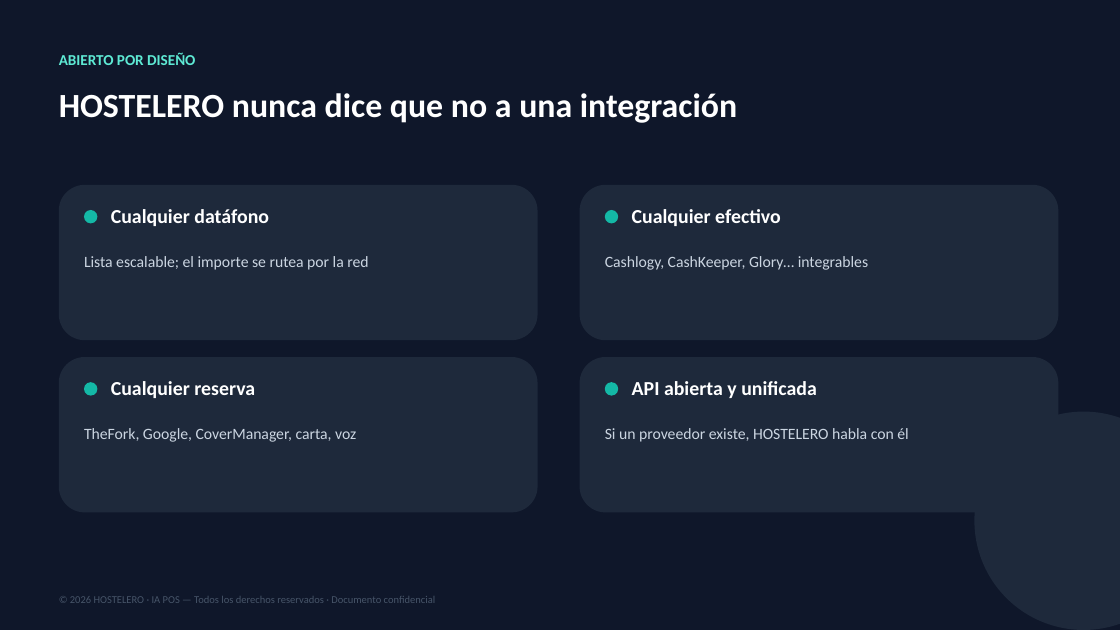
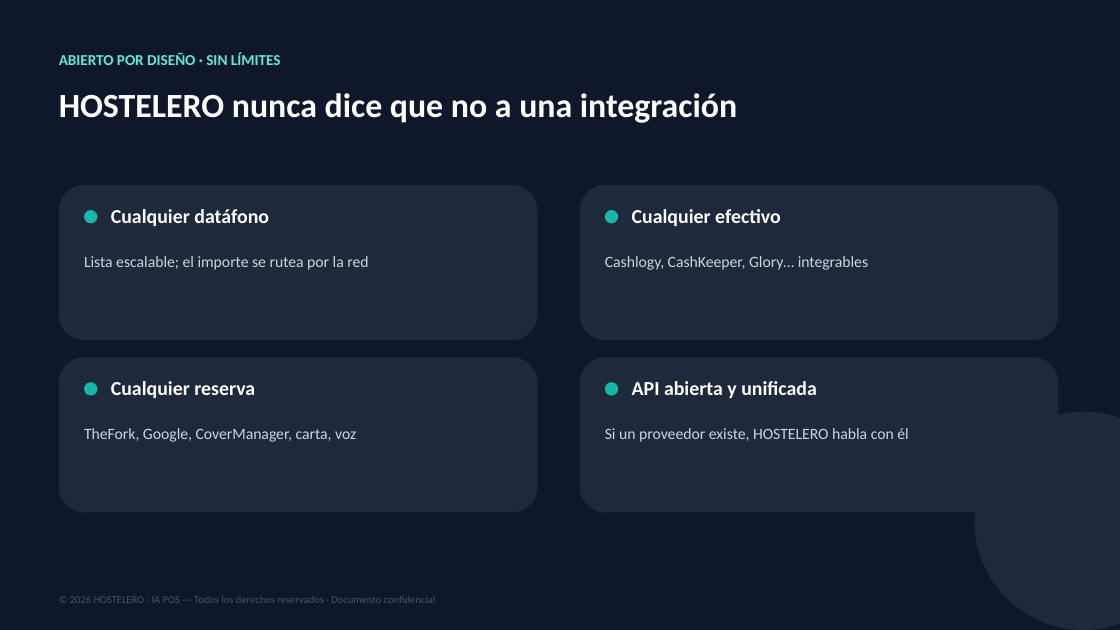
Before and after one commit to joanserramiret/HOSTELERO, a slide deck: slide 12 of HOSTELERO-Presentacion.pptx. Drawn at 1120x630 pixels with LibreOffice and Linux fonts; fonts in the diff are those of the drawing. Boxes give left, top, right and bottom in pixels: in the first picture for what was removed or moved away, otherwise in the second. Text is boxed around its words. In the diff, an @@ line names an element or a change of style, - is before the commit and + after.

```diff
--- a/HOSTELERO-Presentacion.pptx
+++ b/HOSTELERO-Presentacion.pptx
@@ text at (x1=59, y1=52, x2=281, y2=65): text changed @@
-ABIERTO POR DISEÑO
+ABIERTO POR DISEÑO · SIN LÍMITES
```
Also in this commit, not shown: 7 other slides changed, 10 other files.
